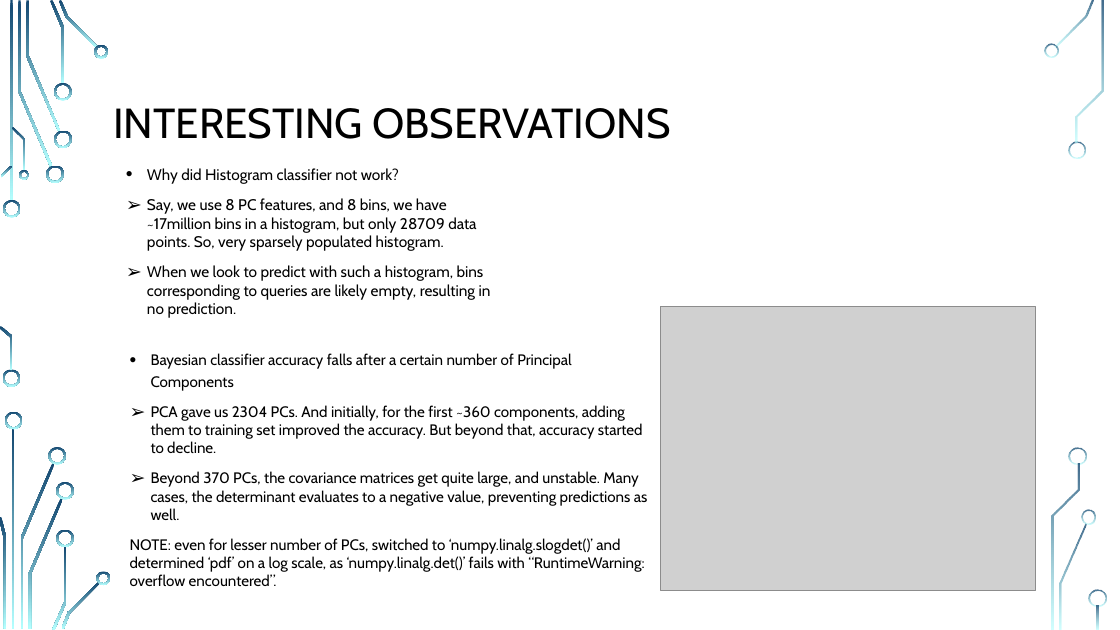
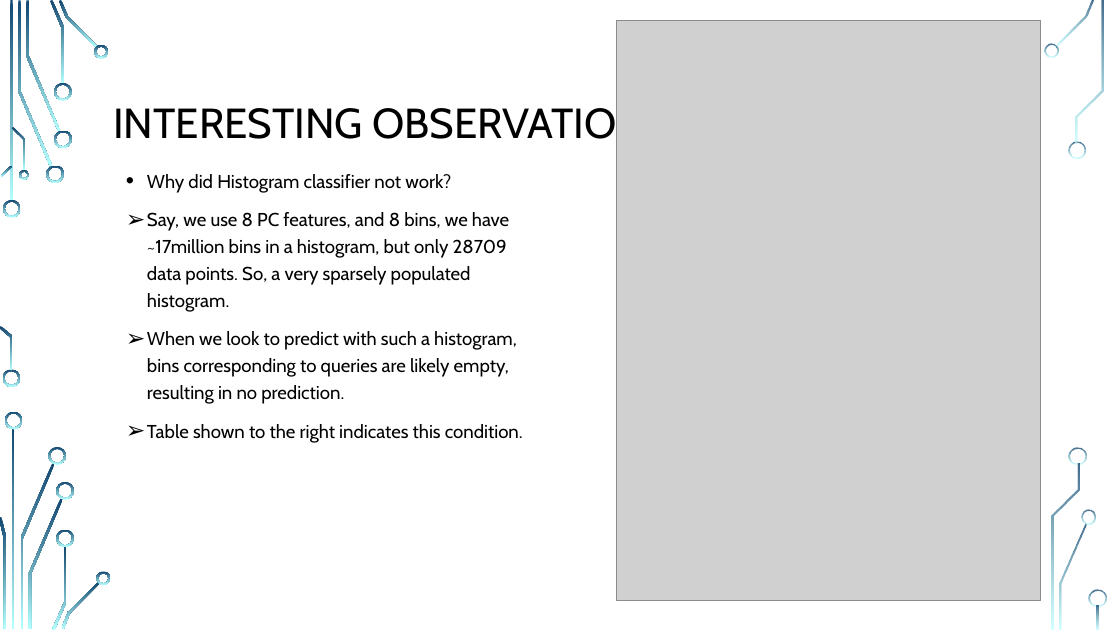
Before and after one commit to MR-KHILADI/Facial-Expression-Recognition, a slide deck: slide 10 of Final Project Draft.pptx. Drawn at 1120x630 pixels with LibreOffice and Linux fonts; fonts in the diff are those of the drawing; grey boxes stand for pictures; background and template pictures are left out. Boxes give left, top, right and bottom in pixels: in the first picture for what was removed or moved away, otherwise in the second. Text is boxed around its words. In the diff, an @@ line names an element or a change of style, - is before the commit and + after.

Commit message:
Add files via upload
(Vinod) added more metrics from Bayesian classifier, viz. related to observations

```diff
--- a/Final Project Draft.pptx
+++ b/Final Project Draft.pptx
@@ picture added at <box>617,20,1041,601</box> @@
@@ text at <box>147,174,517,404</box>: size 13.2 to 16 pt in "Why did Histogram classifier not work?", "When we look to predict with such ..."; line spacing 1 to 1.2 @@
@@ text at <box>147,212,509,312</box>: text changed; size 13.2 to 16 pt @@
-➢ Say, we use 8 PC features, and 8 bins, we have ~17million bins in a histogram, but only 28709 data points. So, very sparsely populated histogram.
+➢ Say, we use 8 PC features, and 8 bins, we have ~17million bins in a histogram, but only 28709 data points. So, a very sparsely populated histogram.
@@ picture removed at <box>660,307,1036,591</box> @@
@@ text removed at <box>130,353,648,586</box> @@
-• Bayesian classifier accuracy falls after a certain number of Principal Components
-➢ PCA gave us 2304 PCs. And initially, for the first ~360 components, adding them to training set improved the accuracy. But beyond that, accuracy started to decline.
-➢ Beyond 370 PCs, the covariance matrices get quite large, and unstable. Many cases, the determinant evaluates to a negative value, preventing predictions as well.
-NOTE: even for lesser number of PCs, switched to ‘numpy.linalg.slogdet()’ and determined ‘pdf’ on a log scale, as ‘numpy.linalg.det()’ fails with “RuntimeWarning: overflow encountered”.
@@ text at <box>147,424,523,443</box>: paragraph added @@
+➢ Table shown to the right indicates this condition.
```
Also in this commit, not shown: 1 other slide changed, 1 slide added.
